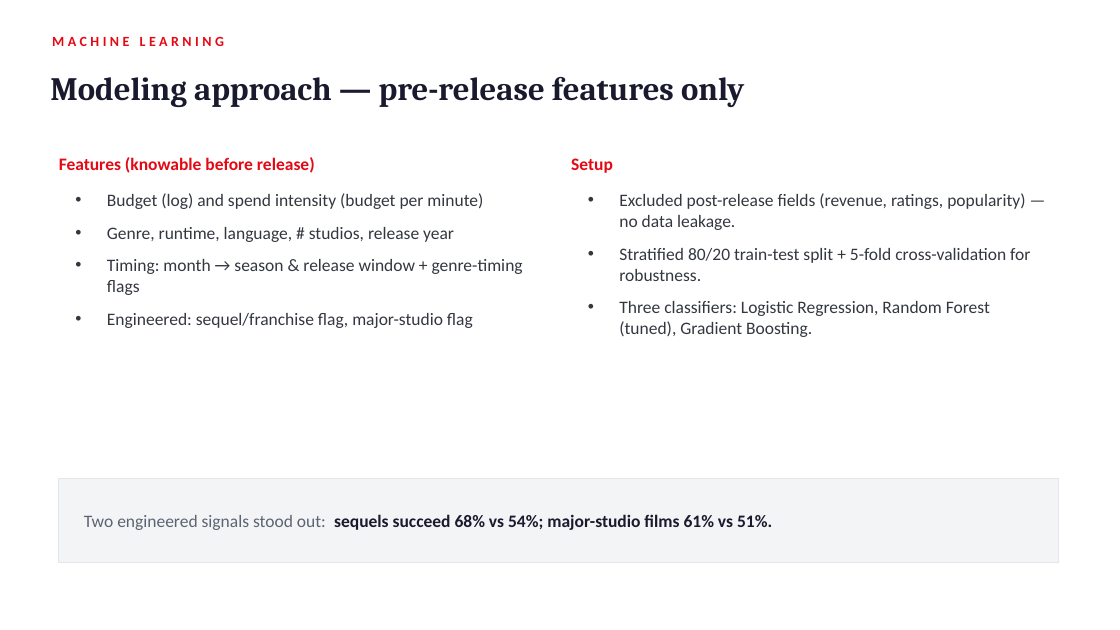
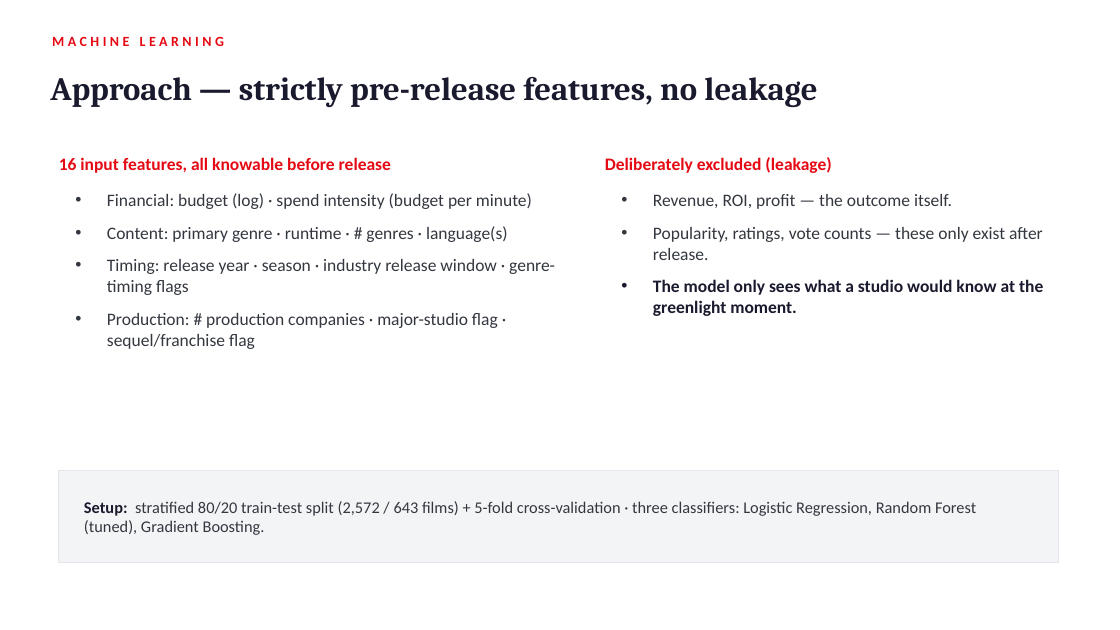
Before and after one commit to bdspeicher12/UMBC-DATA606-Capstone, a slide deck: slide 8 of docs/final_presentation.pptx (slide 11 before the commit). Drawn at 1120x630 pixels with LibreOffice and Linux fonts; fonts in the diff are those of the drawing. Boxes give left, top, right and bottom in pixels: in the first picture for what was removed or moved away, otherwise in the second. Text is boxed around its words. In the diff, an @@ line names an element or a change of style, - is before the commit and + after.

```diff
--- a/docs/final_presentation.pptx
+++ b/docs/final_presentation.pptx
@@ text at (x1=50, y1=77, x2=817, y2=107): text changed @@
-Modeling approach — pre-release features only
+Approach — strictly pre-release features, no leakage
@@ text at (x1=59, y1=157, x2=391, y2=173): text changed @@
-Features (knowable before release)
+16 input features, all knowable before release
@@ text at (x1=605, y1=157, x2=831, y2=173): text changed @@
-Setup
+Deliberately excluded (leakage)
@@ text at (x1=107, y1=193, x2=555, y2=349): text changed @@
-• Budget (log) and spend intensity (budget per minute)
-• Genre, runtime, language, # studios, release year
-• Timing: month → season & release window + genre-timing flags
-• Engineered: sequel/franchise flag, major-studio flag
+• Financial: budget (log) · spend intensity (budget per minute)
+• Content: primary genre · runtime · # genres · language(s)
+• Timing: release year · season · industry release window · genre-timing flags
+• Production: # production companies · major-studio flag · sequel/franchise flag
@@ text at (x1=653, y1=194, x2=1043, y2=316): text changed @@
-• Excluded post-release fields (revenue, ratings, popularity) — no data leakage.
-• Stratified 80/20 train-test split + 5-fold cross-validation for robustness.
-• Three classifiers: Logistic Regression, Random Forest (tuned), Gradient Boosting.
+• Revenue, ROI, profit — the outcome itself.
+• Popularity, ratings, vote counts — these only exist after release.
+• The model only sees what a studio would know at the greenlight moment.
@@ rectangle resized from (x1=59, y1=479, x2=1059, y2=563) to (x1=59, y1=471, x2=1059, y2=563) @@
@@ text at (x1=84, y1=501, x2=976, y2=535): text changed; size 15 to 14 pt; text colour #1A1A2E to #33373F; bold off @@
-Two engineered signals stood out: sequels succeed 68% vs 54%; major-studio films 61% vs 51%.
+Setup: stratified 80/20 train-test split (2,572 / 643 films) + 5-fold cross-validation · three classifiers: Logistic Regression, Random Forest (tuned), Gradient Boosting.
```
Also in this commit, not shown: 8 other slides changed, 4 slides added, 4 slides removed, 2 other files.
